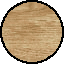
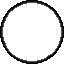
Two versions of the same layered image (64 x 64). Layer-by-layer changes:
painted on "Outline" over [1, 1, 63, 63]
hid "Piece" over [0, 0, 63, 64]
